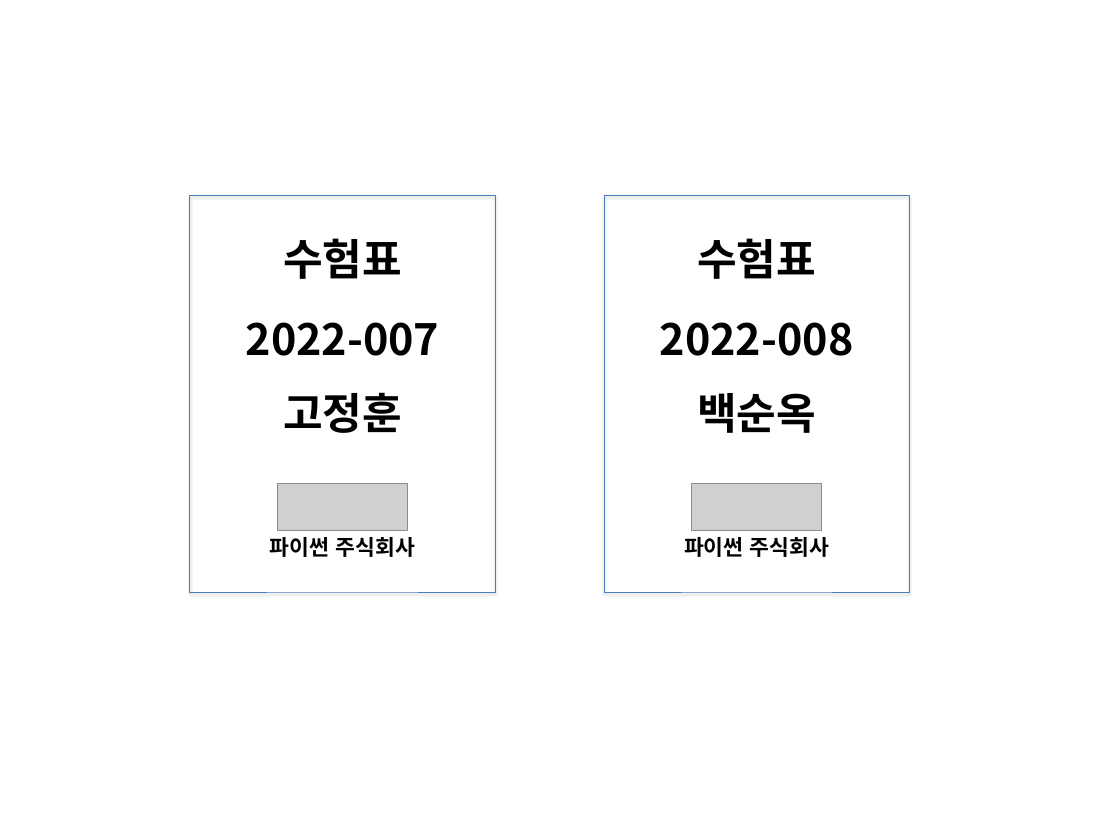
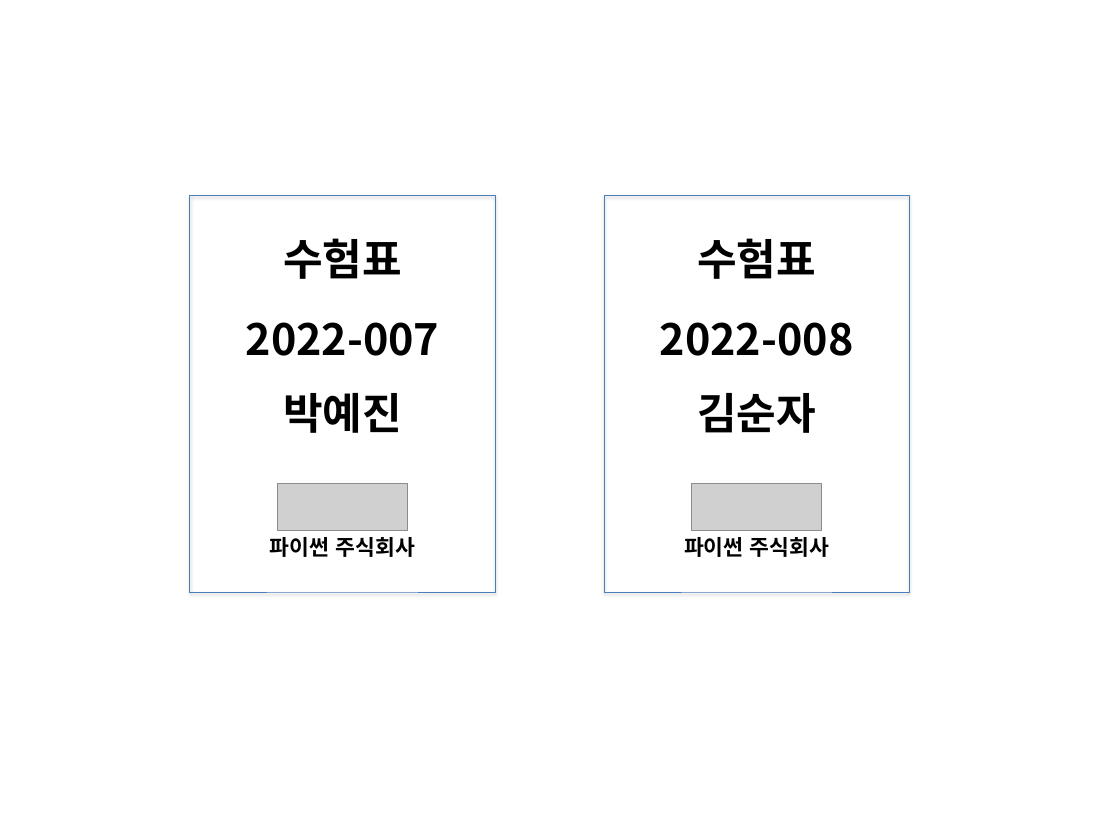
Before and after one commit to devsunset/python-study, a slide deck: slide 5 of examples/source2/5.면접 수험표 만들기/수험표_결과.pptx. Drawn at 1120x840 pixels with LibreOffice and Linux fonts; fonts in the diff are those of the drawing; grey boxes stand for pictures. Boxes give left, top, right and bottom in pixels: in the first picture for what was removed or moved away, otherwise in the second. Text is boxed around its words. In the diff, an @@ line names an element or a change of style, - is before the commit and + after.

```diff
--- a/examples/source2/5.면접 수험표 만들기/수험표_결과.pptx
+++ b/examples/source2/5.면접 수험표 만들기/수험표_결과.pptx
@@ text at [283, 393, 402, 433]: text changed @@
-고정훈
+박예진
@@ text at [697, 393, 816, 433]: text changed @@
-백순옥
+김순자
```
Also in this commit, not shown: 4 other slides changed, 1 other file.
